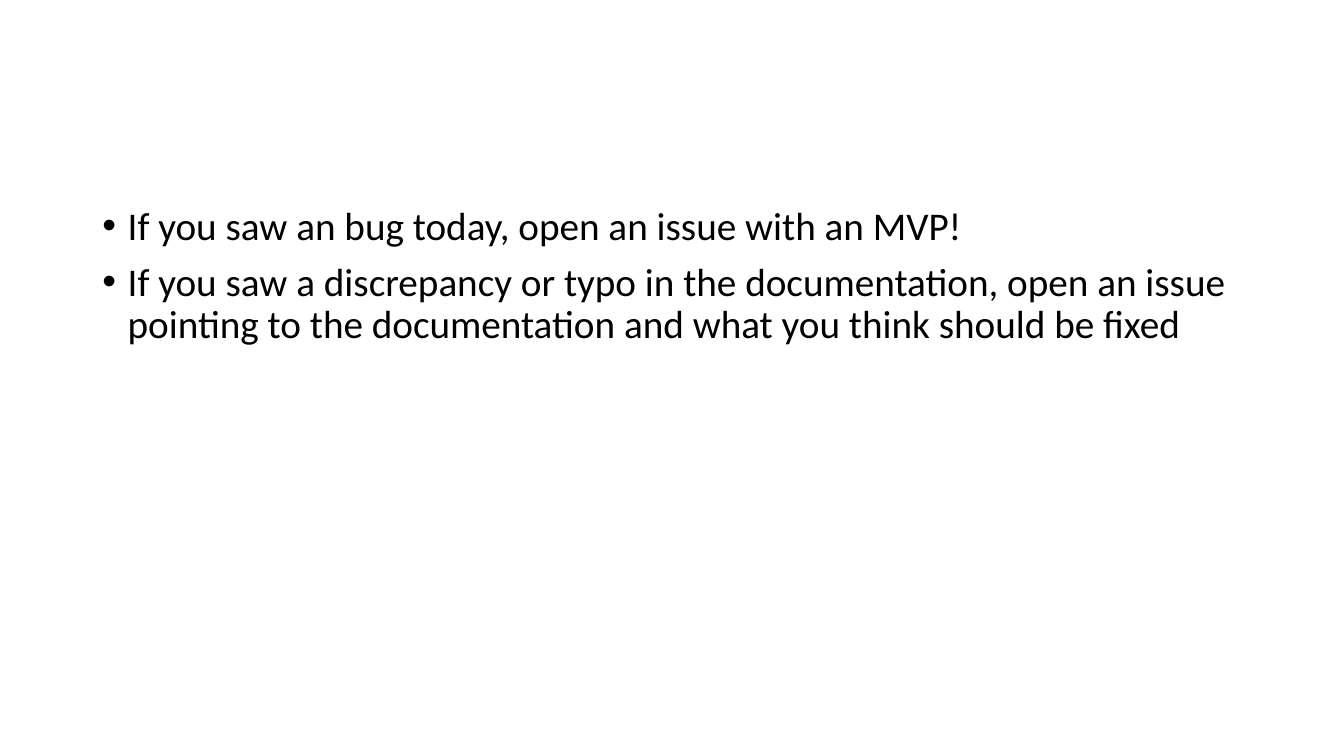
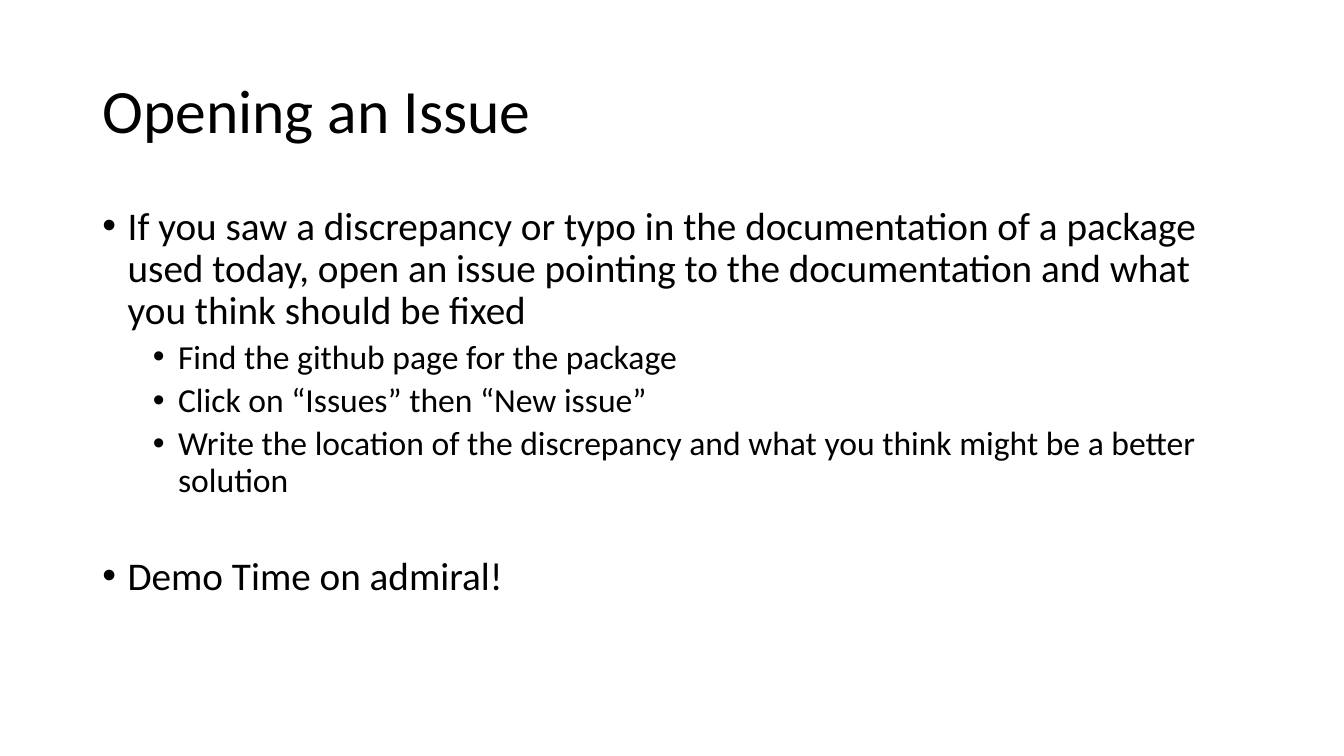
Before and after one commit to posit-conf-2023/r-pharma, a slide deck: slide 8 of 04-pharmaverse/04-Contributing_To_The_Pharmaverse.pptx. Drawn at 1344x756 pixels with LibreOffice and Linux fonts; fonts in the diff are those of the drawing. Boxes give left, top, right and bottom in pixels: in the first picture for what was removed or moved away, otherwise in the second. Text is boxed around its words. In the diff, an @@ line names an element or a change of style, - is before the commit and + after.

```diff
--- a/04-pharmaverse/04-Contributing_To_The_Pharmaverse.pptx
+++ b/04-pharmaverse/04-Contributing_To_The_Pharmaverse.pptx
@@ title added at [102,90,531,144], 44 pt, text #000000 @@
+Opening an Issue
@@ text at [128,212,1196,591]: text changed @@
-• If you saw an bug today, open an issue with an MVP!
-• If you saw a discrepancy or typo in the documentation, open an issue pointing to the documentation and what you think should be fixed
+• If you saw a discrepancy or typo in the documentation of a package used today, open an issue pointing to the documentation and what you think should be fixed
+  • Find the github page for the package
+  • Click on “Issues” then “New issue”
+  • Write the location of the discrepancy and what you think might be a better solution
+• Demo Time on admiral!
```
Also in this commit, not shown: 4 other slides changed, 6 slides added, 1 slide removed.
